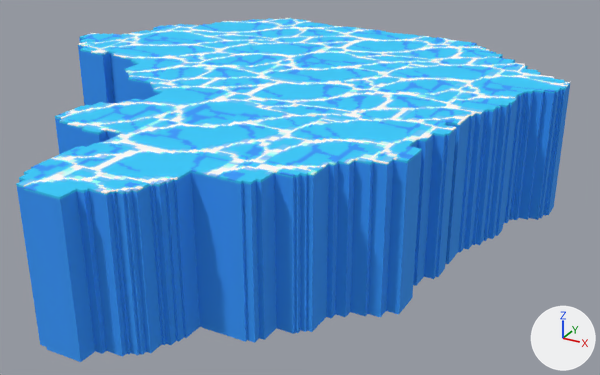
A saved change to the FBX model models/pond.fbx.
The view is the same before and after, from a 50 mm lens placed at (4.25, -7.49, 2.5), pointed at (0.35, -0.39, -1.05). Lighting does not change. The marker at lower right points along +X, +Y and +Z. The picture after the commit comes second. Mesh edges are drawn as thin lines on the coarser meshes.

Objects in the first picture: 'pond'.
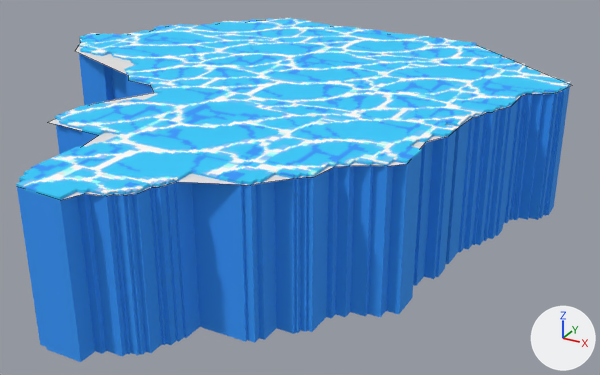
Pixel boxes [x1, y1, x2, y2] of what changed, in the pictures (600 x 375 px):
'gravelmat', added
    after: [22, 39, 572, 200]

The change, as a diff of the scene's bpy script:
```diff
--- a/models/pond.fbx.py
+++ b/models/pond.fbx.py
@@ mat_gravelmat @@
+mat_gravelmat = principled_material('gravelmat')
+mat_gravelmat.base_color = (0.8, 0.8, 0.8)  # white #e7e7e7
@@ me_gravelmat @@
+me_gravelmat.from_pydata(...)  # 86 vertices, 1 face; spans x -3.18..2.71, y -3.53..2.4, z 0.0
+me_gravelmat.materials.append(mat_gravelmat)  # white #e7e7e7
@@ ob_gravelmat @@
+ob_gravelmat = bpy.data.objects.new('gravelmat', me_gravelmat)
+ob_gravelmat.location = (0.0, 0.0, 0.0)
```
